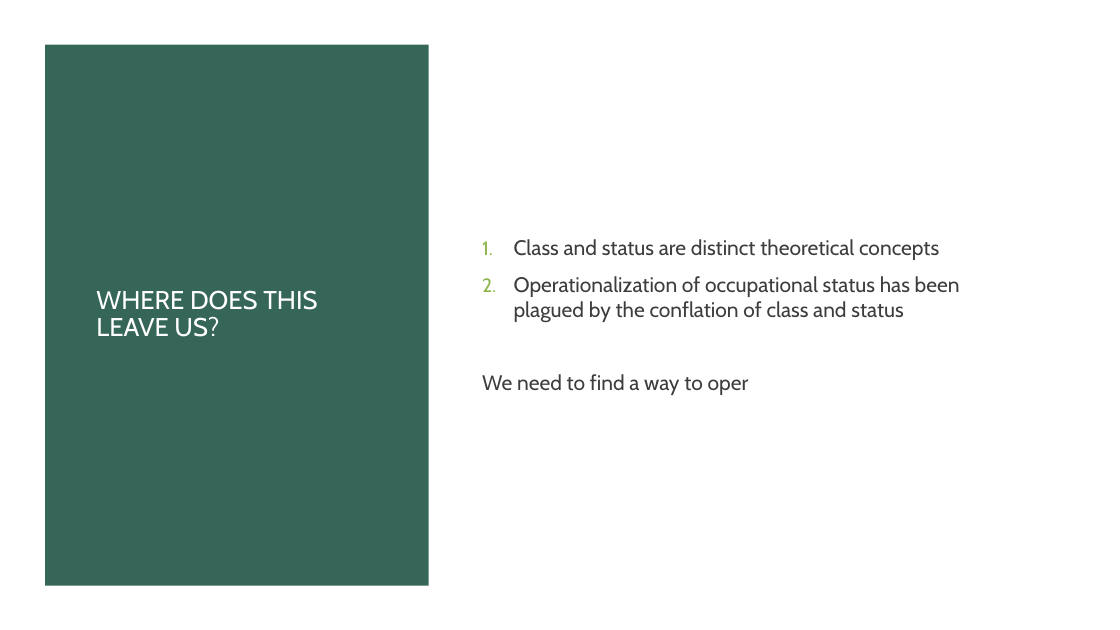
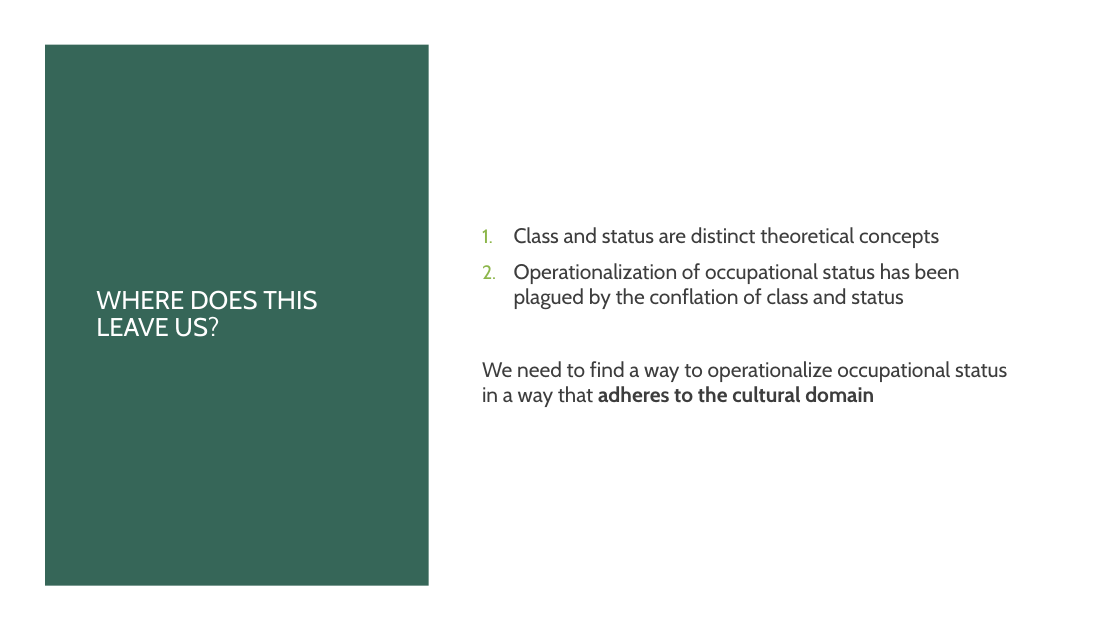
Before and after one commit to ekmaloney/soc490s, a slide deck: slide 5 of slides/feb8.pptx (slide 4 before the commit). Drawn at 1120x630 pixels with LibreOffice and Linux fonts; fonts in the diff are those of the drawing. Boxes give left, top, right and bottom in pixels: in the first picture for what was removed or moved away, otherwise in the second. Text is boxed around its words. In the diff, an @@ line names an element or a change of style, - is before the commit and + after.

```diff
--- a/slides/feb8.pptx
+++ b/slides/feb8.pptx
@@ text at (482,361,1007,407): text changed @@
-We need to find a way to oper
+We need to find a way to operationalize occupational status in a way that adheres to the cultural domain
```
Also in this commit, not shown: 2 slides added, 6 other files.
